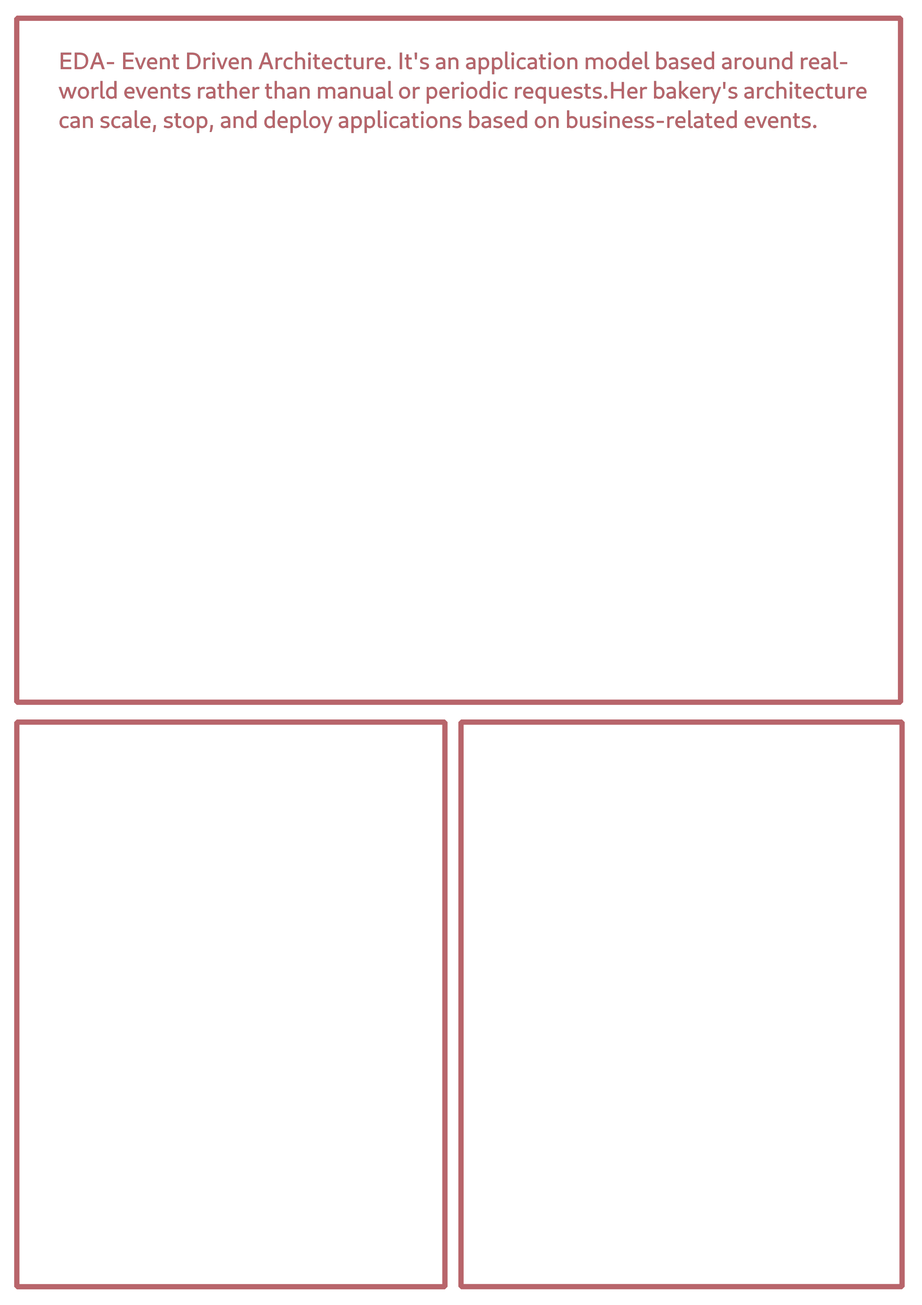
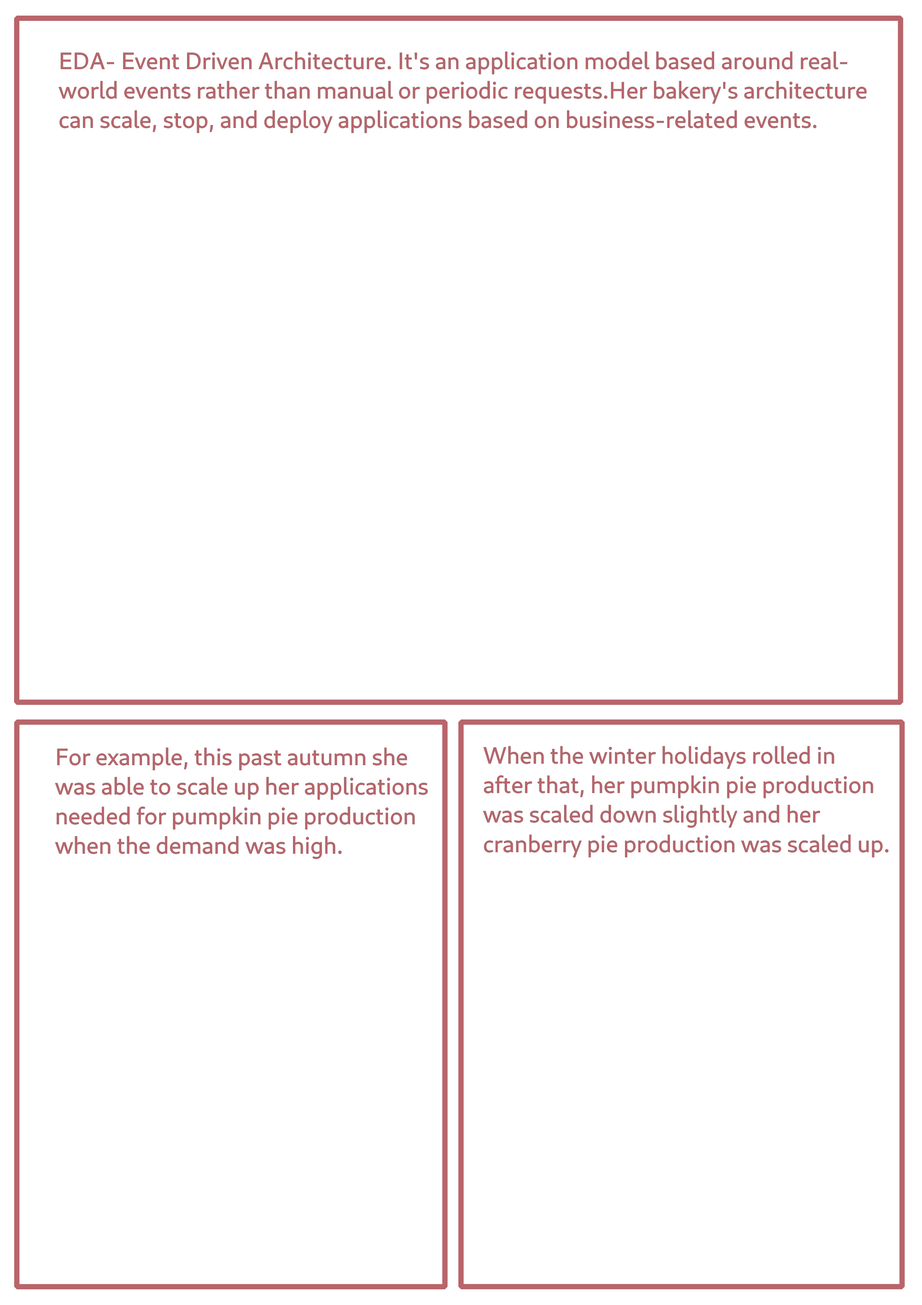
The second 922×1305 image is a revision of the first. Changes to its layers:
pixels changed over [55, 86, 889, 860] (layer not identified)
